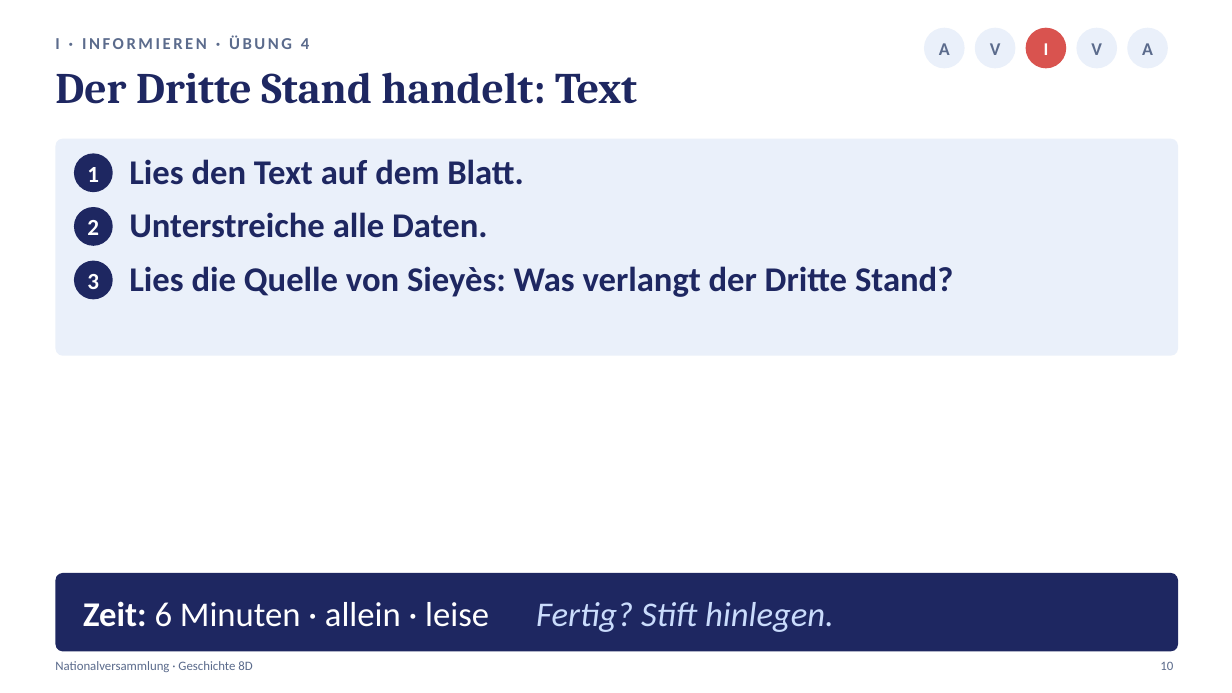
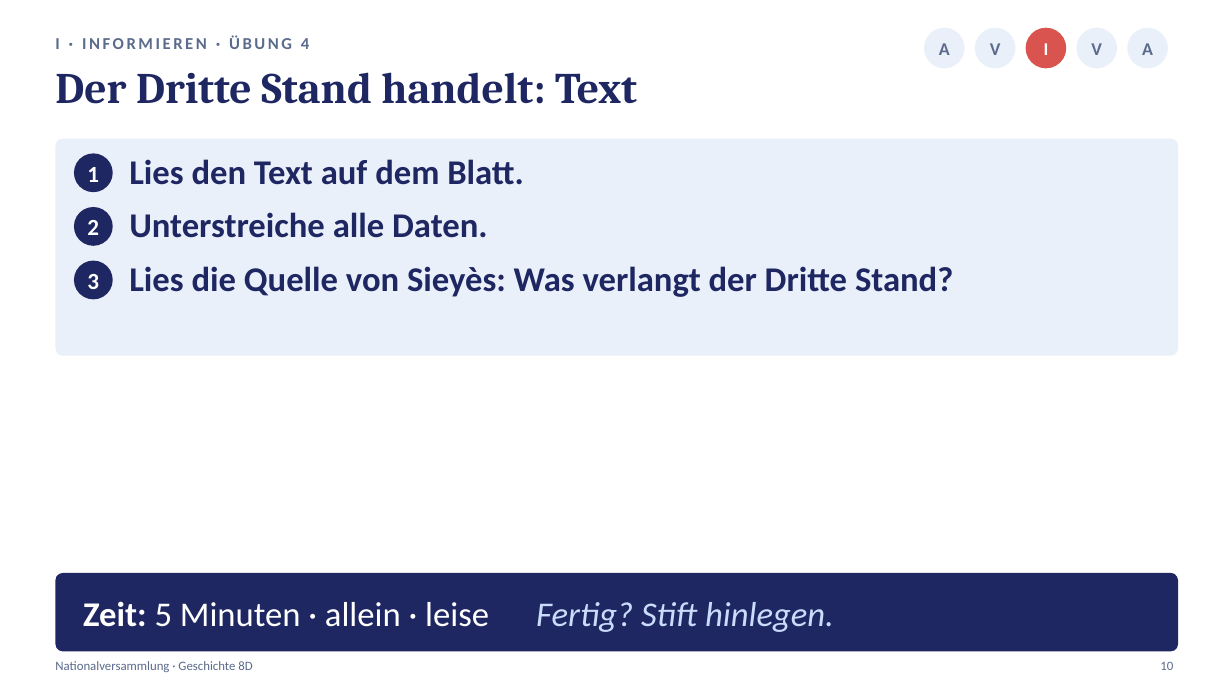
Before and after one commit to golzkonstantin-gif/Schule, a slide deck: slide 10 of Geschichte_8D/Stunde2_Nationalversammlung/Praesentation_Stunde2_Nationalversammlung_8D.pptx. Drawn at 1232x693 pixels with LibreOffice and Linux fonts; fonts in the diff are those of the drawing. Boxes give left, top, right and bottom in pixels: in the first picture for what was removed or moved away, otherwise in the second. Text is boxed around its words. In the diff, an @@ line names an element or a change of style, - is before the commit and + after.

```diff
--- a/Geschichte_8D/Stunde2_Nationalversammlung/Praesentation_Stunde2_Nationalversammlung_8D.pptx
+++ b/Geschichte_8D/Stunde2_Nationalversammlung/Praesentation_Stunde2_Nationalversammlung_8D.pptx
@@ text at (83, 601, 834, 632): text changed @@
-Zeit: 6 Minuten · allein · leise Fertig? Stift hinlegen.
+Zeit: 5 Minuten · allein · leise Fertig? Stift hinlegen.
```
Also in this commit, not shown: 6 other slides changed, 13 other files.
